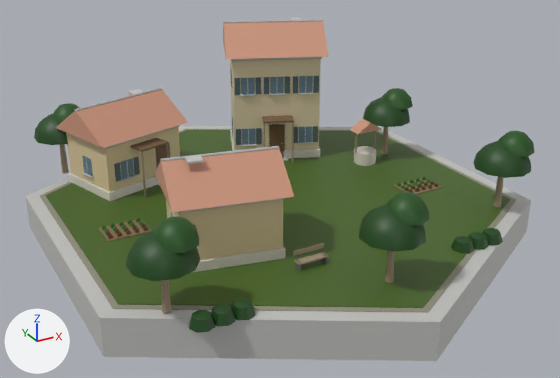
The glTF model native/godot/assets/art/blender/cottage_med.glb as it was, and as the next commit left it.
Both versions are drawn from a camera (50 mm lens) standing at (-16.5, -30.3, 15.7) and looking at (-0.3, -0.8, 1.0). Lighting does not change. The marker at lower left points along +X, +Y and +Z. The older version comes first. Vertices at exactly the same position are counted once.

Objects in the first picture: 'earth', 'glass', 'leaf', 'metal', 'pavers', 'plaster', 'roof_tile', 'stone', 'turf', 'wall_concrete', 'wood' and 2 more.
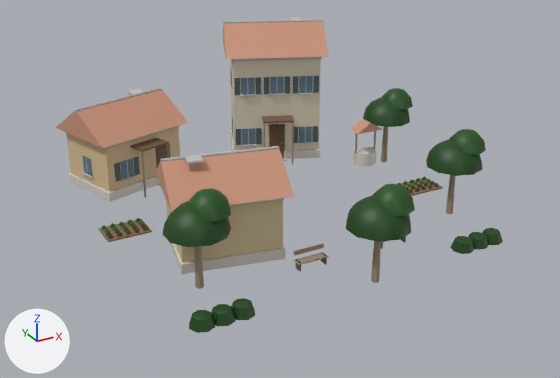
The change, as a diff of the scene's bpy script:
```diff
--- a/native/godot/assets/art/blender/cottage_med.glb.py
+++ b/native/godot/assets/art/blender/cottage_med.glb.py
@@ me_leaf @@
 # used by ob_leaf; location = (0.0, 0.0, 0.0)
-me_leaf.from_pydata(...)  # 952 vertices, 1414 faces; spans x -9.7..9.9, y -10.5..9.3, z 0.1..3.9
+me_leaf.from_pydata(...)  # 952 vertices, 1414 faces; spans x -8.5..9.3, y -9.6..7.1, z 0.1..3.9
+# me_leaf part 1: the loose piece of 41 vertices spanning x -9.5..-6.9, y 6.7..9.3, z 2.2..3.4 is moved by (2.3, -2.2, 0.0)
+# me_leaf part 2: the loose piece of 25 vertices spanning x -8.6..-6.9, y 6.9..8.7, z 3.0..3.9 is moved by (2.3, -2.2, 0.0)
+# me_leaf part 3: the loose piece of 41 vertices spanning x 7.3..9.9, y -7.3..-4.7, z 2.2..3.4 is moved by (-1.8, 1.3, 0.0)
+# me_leaf part 4: the loose piece of 25 vertices spanning x 8.2..9.9, y -7.1..-5.3, z 3.0..3.9 is moved by (-1.8, 1.3, 0.0)
+# me_leaf part 5: the loose piece of 41 vertices spanning x -9.7..-7.1, y -8.3..-5.7, z 2.2..3.4 is moved by (2.0, 1.7, 0.0)
+# me_leaf part 6: the loose piece of 25 vertices spanning x -8.8..-7.1, y -8.1..-6.3, z 3.0..3.9 is moved by (2.0, 1.7, 0.0)
+# me_leaf part 7: the loose piece of 41 vertices spanning x -1.3..1.3, y -10.5..-7.9, z 2.2..3.4 is moved by (0.0, 0.9, 0.0)
+# me_leaf part 8: the loose piece of 25 vertices spanning x -0.4..1.3, y -10.3..-8.5, z 3.0..3.9 is moved by (0.0, 0.9, 0.0)
 me_leaf.materials.append(mat_leaf)
@@ me_wall_concrete @@
 # used by ob_wall_concrete; location = (0.0, 0.0, 0.0)
-me_wall_concrete.from_pydata(...)  # 708 vertices, 1256 faces; spans x -10.7..10.7, y -12.3..12.3, z -1.6..7.3
+me_wall_concrete.from_pydata(...)  # 696 vertices, 1236 faces; spans x -8.3..6.1, y -5.5..8.8, z 0.1..7.3
+# me_wall_concrete part 9: the loose piece of 12 vertices spanning x -10.7..10.7, y -12.3..12.3, z -1.6..0.1 is deleted
 me_wall_concrete.materials.append(mat_wall_concrete)
@@ me_wood @@
 # used by ob_wood; location = (0.0, 0.0, 0.0)
-me_wood.from_pydata(...)  # 454 vertices, 760 faces; spans x -8.6..8.8, y -9.4..8.2, z 0.1..4.7
+me_wood.from_pydata(...)  # 454 vertices, 760 faces; spans x -6.8..8.2, y -8.5..6.0, z -0.2..4.7
+# me_wood part 10: the loose piece of 14 vertices spanning x -8.4..-8.0, y 7.8..8.2, z 0.2..2.6 is scaled about its middle by (1, 1, 1.19), then moved by (2.3, -2.2, -0.2)
+# me_wood part 11: the loose piece of 14 vertices spanning x 8.4..8.8, y -6.2..-5.8, z 0.2..2.6 is scaled about its middle by (1, 1, 1.19), then moved by (-1.8, 1.3, -0.2)
+# me_wood part 12: the loose piece of 14 vertices spanning x -8.6..-8.2, y -7.2..-6.8, z 0.2..2.6 is scaled about its middle by (1, 1, 1.19), then moved by (2.0, 1.7, -0.2)
+# me_wood part 13: the loose piece of 14 vertices spanning x -0.2..0.2, y -9.4..-9.0, z 0.2..2.6 is scaled about its middle by (1, 1, 1.19), then moved by (0.0, 0.9, -0.2)
+# me_wood part 14: 7 of 454 vertices moved; they spanned x 7.8..8.2, y 2.0..2.4, z 0.2 and now span x 7.8..8.2, y 2.0..2.4, z -0.2; mean shift (0.0, 0.0, -0.4); largest move (8.0, 2.4, 0.2) -> (8.0, 2.4, -0.2)
 me_wood.materials.append(mat_wood)
@@ ob_pavers @@
-ob_pavers = bpy.data.objects.new('pavers', me_pavers)
-ob_pavers.location = (0.0, 0.0, 0.0)
@@ ob_turf @@
-ob_turf = bpy.data.objects.new('turf', me_turf)
-ob_turf.location = (0.0, 0.0, 0.0)
```

Changed parts and their boxes (x1, y1, x2, y2) in the pictures (560 x 378 px; the box of a moved part takes in the faces that stretch with it):
'turf', deleted (green)
    before: (46, 130, 510, 308)
'wall_concrete', reshaped
    before: (25, 17, 531, 361)
    after: (82, 17, 322, 206)
'leaf', reshaped (20% narrower)
    before: (34, 88, 535, 333)
    after: (102, 88, 503, 333)
'wood', reshaped (23% narrower, 10% shorter)
    before: (60, 76, 504, 313)
    after: (114, 76, 456, 289)
'pavers', deleted
    before: (40, 129, 516, 313)
part 1 of me_leaf, moved or reshaped (not visible afterwards)
    before: (34, 114, 68, 145)
part 2 of me_leaf, moved or reshaped (not visible afterwards)
    before: (53, 103, 79, 124)
part 3 of me_leaf, moved or reshaped
    before: (473, 141, 531, 178)
    after: (426, 139, 483, 176)
part 4 of me_leaf, moved or reshaped
    before: (498, 131, 535, 157)
    after: (449, 129, 486, 155)
part 5 of me_leaf, moved or reshaped
    before: (126, 229, 200, 281)
    after: (163, 201, 231, 247)
part 6 of me_leaf, moved or reshaped
    before: (154, 216, 199, 253)
    after: (189, 188, 231, 222)
part 7 of me_leaf, moved or reshaped
    before: (359, 204, 426, 252)
    after: (346, 195, 411, 242)
part 8 of me_leaf, moved or reshaped
    before: (386, 192, 430, 226)
    after: (372, 184, 415, 216)
part 9 of me_wall_concrete, deleted
    before: (25, 126, 531, 361)
part 10 of me_wood, moved or reshaped (not visible afterwards)
    before: (60, 144, 69, 174)
part 11 of me_wood, moved or reshaped
    before: (493, 177, 504, 208)
    after: (446, 175, 456, 214)
part 12 of me_wood, moved or reshaped
    before: (161, 280, 171, 313)
    after: (194, 246, 204, 289)
part 13 of me_wood, moved or reshaped
    before: (385, 251, 395, 283)
    after: (371, 241, 381, 283)
part 14 of me_wood, moved or reshaped
    before: (381, 127, 388, 155)
    after: (381, 127, 388, 162)
